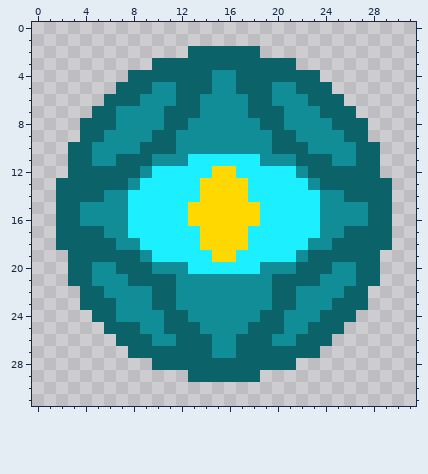
Pixel-art sprite -- dist/assets/sprites/units/chaser1.png. The first picture shows the starting point.
The file is 32x32 pixels.
After the commit:
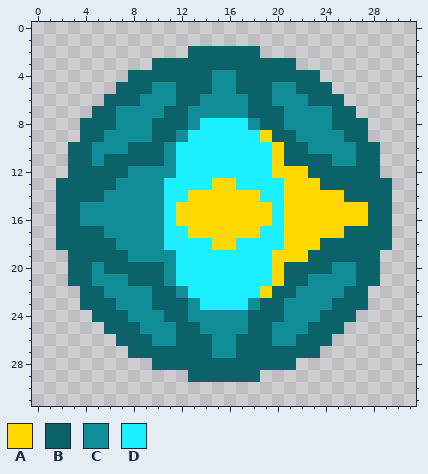
Palette (. is transparent): A #ffd800  B #0b6268  C #108d96  D #1cefff
Changes in this commit:
Changed rows in their new state; - is an unchanged pixel.
first column x 6:
 7 -------C----------C---
 8 ----B---DDDD----------
 9 -------DDDDDDA--------
10 --B--CDDDDDDDDA-------
11 B---B-D------DAB------
12 --C-CC---DD---AAA-----
13 -C-CC---D--D---AAA----
14 --CCC--A----A--AAAAA--
15 --CCC-A------A-AAAAAAA
16 --CCC-A------A-AAAAAAA
17 --CCC--A----A--AAAAA--
18 ---CC---D--D---AAAB---
19 --C-CC---DD---AAA-----
20 B---B-D------DAB------
21 -----CDDDDDDDDA--C----
22 -------DDDDDDA--------
23 ------B-DDDD-B-C------
24 -B----------B---------
25 -----C--------C-------
Where, in picture pixels (left, top, right, bottom), the same in both pictures:
changed: (104, 106, 368, 334)
